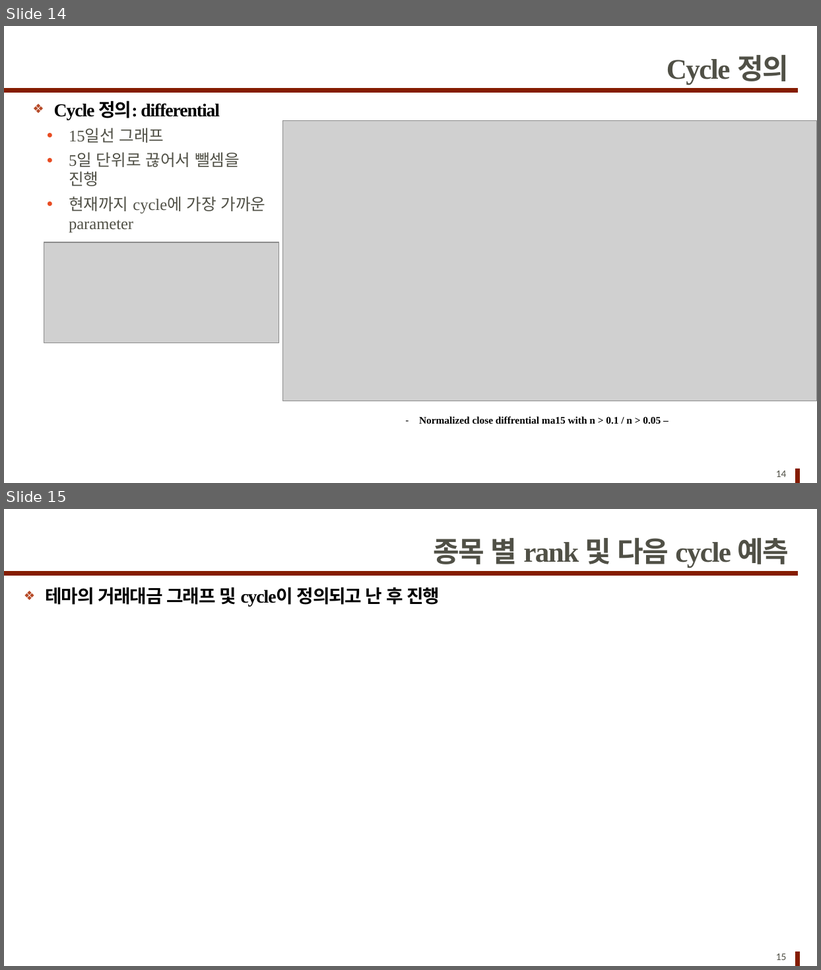
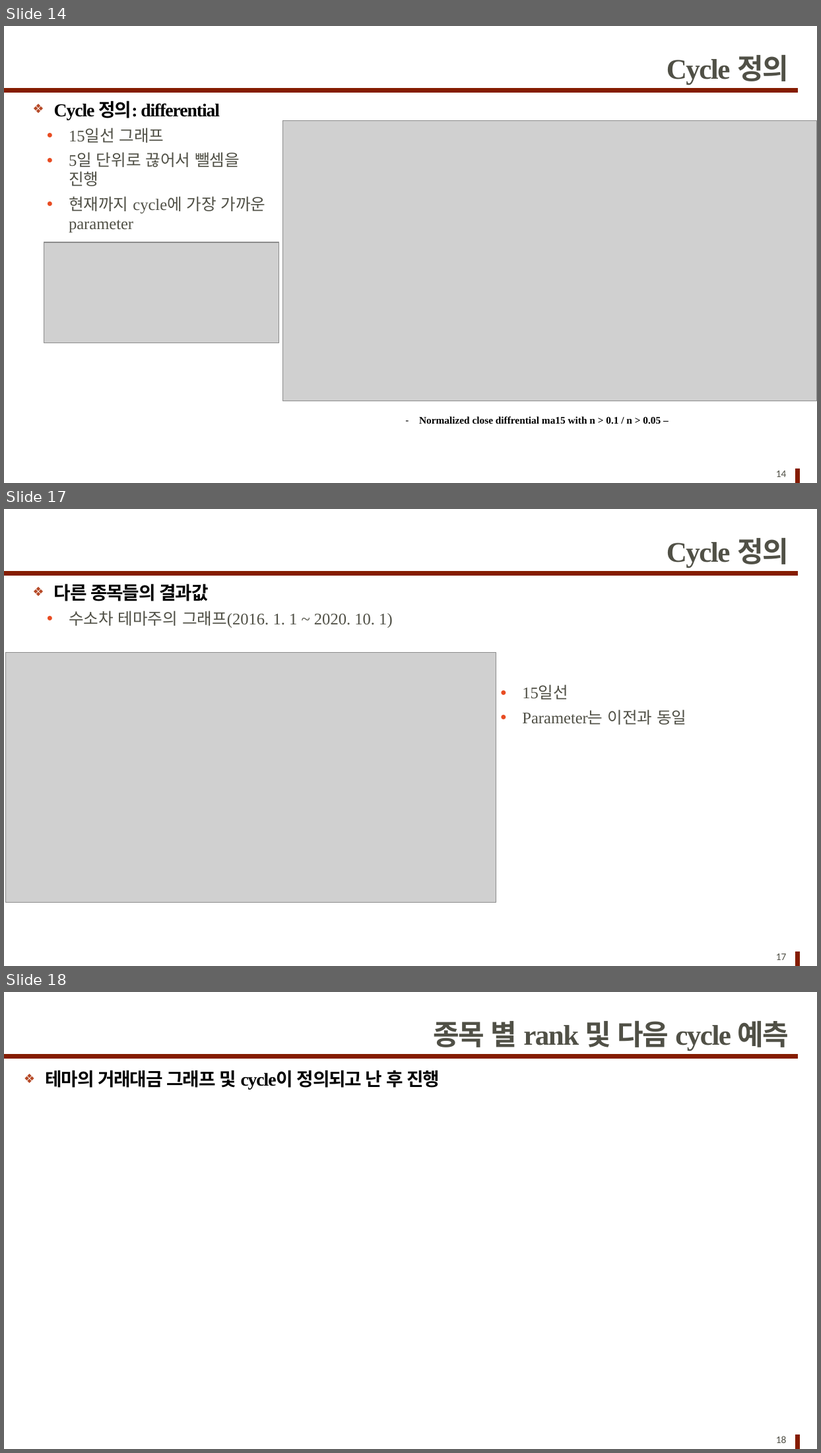
Before and after one commit to pathofexile7777/stock_cycle_prediction, a slide deck: 현황.pptx. Shown one above the other, each under a label of ours: slides 14 and 15 before the commit, slides 14, 17 and 18 after it; the slides between them are not shown. The pictures are 821x970 and 821x1453 pixels, drawn with LibreOffice and Linux fonts; fonts in the diff are those of the drawing; grey boxes stand for pictures. Boxes give left, top, right and bottom in pixels: in the first picture for what was removed or moved away, otherwise in the second. Text is boxed around its words. In the diff, an @@ line names an element or a change of style, - is before the commit and + after.

```diff
--- a/현황.pptx
+++ b/현황.pptx
@@ slide 17 added at bbox=[4, 509, 817, 966], background #FFFFFF; not listed: 2 template elements that a slide beside it also shows @@
@@ title added at bbox=[667, 538, 789, 568], 28 pt, text #505046, bold @@
+Cycle 정의
@@ text added at bbox=[54, 584, 393, 628], 16 pt, text #505046 @@
+❖ 다른 종목들의 결과값
+  ● 수소차 테마주의 그래프(2016. 1. 1 ~ 2020. 10. 1)
@@ picture added at bbox=[5, 652, 496, 903] @@
@@ text added at bbox=[522, 686, 686, 725], 16 pt, text #505046 @@
+  ● 15일선
+  ● Parameter는 이전과 동일
@@ page number added at bbox=[776, 954, 787, 960], 10 pt, text #505046 @@
+17
@@ what was slide 15 is now slide 18 @@
@@ page number at bbox=[776, 1436, 787, 1443]: text changed @@
-15
+18
```
Also in this commit, not shown: 2 other slides added, 32 other files.
